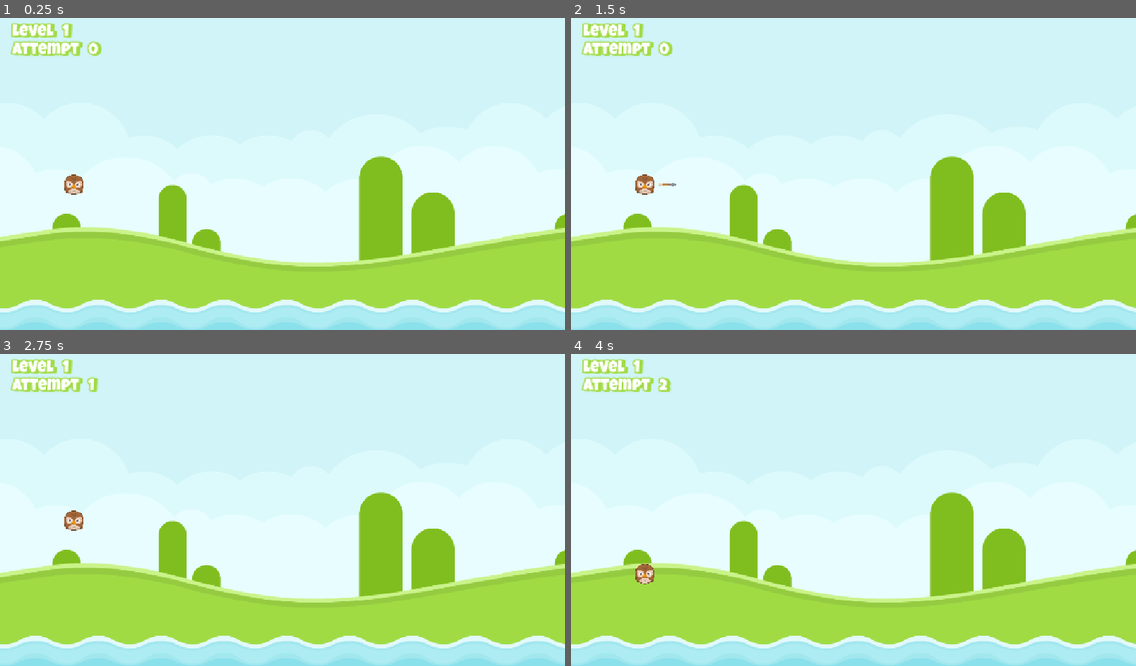
Above: before the commit, frames 1-4 (two rows, left to right).
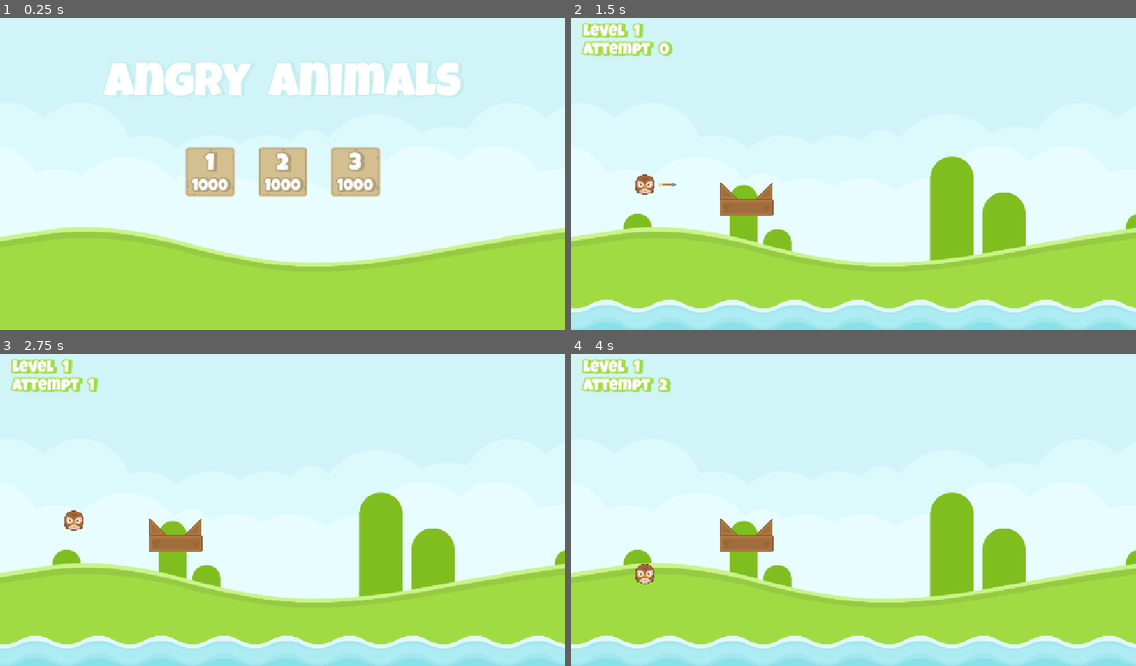
Above: after the commit, the same moments.

Repository: Edwin-Aguirre/Angry-Animals
Game: Godot game, scene res://scenes/main.tscn
The game is run twice, just before and just after one commit, with the same random seed, the same clock (stepped at 60 frames per second) and the same inputs. Before the commit the project starts from res://scenes/level_base.tscn.
Inputs (mouse positions are in pixels of both pictures, inside the frame that each line leads up to):
- Up to frame 1 (0.25 s): no input
- Up to frame 2 (1.5 s): click (780, 170) at 0.52 s; tap Enter at 1.25 s; drag from (644, 183) to (910, 102) at 1.27 s
- Up to frame 3 (2.75 s): drag from (169, 522) to (254, 572) at 2.02 s
- Up to frame 4 (4 s): move the mouse to (644, 519) at 2.77 s; press the mouse at (644, 519) at 2.78 s; release the mouse at (644, 519) at 3.5 s; tap Space at 3.5 s; drag from (825, 572) to (684, 460) at 3.52 s

The runs differ from the first frame. In frame 1, 23% of the frame differs, in the area x 0-100%, y 1-100%; in frame 2, 0.7%; in frame 3, 0.7%; in frame 4, 0.7%.

Commit message:
Added Level Navigation

Diff:
--- /dev/null
+++ b/globals/score_manager.gd
@@ -0,0 +1,8 @@
+extends Node
+
+
+var level_selected: String = "1":
+	get:
+		return level_selected
+	set(value):
+		level_selected = value
--- a/project.godot
+++ b/project.godot
@@ -12,13 +12,14 @@
 
 config/name="Angry Animals"
 config/tags=PackedStringArray("udemy")
-run/main_scene="uid://do804pl5enoe4"
+run/main_scene="uid://dr2aibyqbb6ky"
 config/features=PackedStringArray("4.4", "Mobile")
 config/icon="res://icon.svg"
 
 [autoload]
 
 SignalHub="*res://globals/signal_hub.gd"
+ScoreManager="*res://globals/score_manager.gd"
 
 [display]
 
@@ -31,6 +32,11 @@
 "events": [Object(InputEventMouseButton,"resource_local_to_scene":false,"resource_name":"","device":-1,"window_id":0,"a …(257 unchanged characters)…
 ]
 }
+exit={
+"deadzone": 0.2,
+"events": [Object(InputEventKey,"resource_local_to_scene":false,"resource_name":"","device":-1,"window_id":0,"alt_pressed":false,"shift_pressed":false,"ctrl_pressed":false,"meta_pressed":false,"pressed":false,"keycode":0,"physical_keycode":4194305,"key_label":0,"unicode":0,"location":0,"echo":false,"script":null)
+]
+}
 
 [rendering]
 
--- a/scenes/level_button.tscn
+++ b/scenes/level_button.tscn
@@ -49,3 +49,4 @@
 
 [connection signal="mouse_entered" from="." to="." method="_on_mouse_entered"]
 [connection signal="mouse_exited" from="." to="." method="_on_mouse_exited"]
+[connection signal="pressed" from="." to="." method="_on_pressed"]
--- a/scenes/main.tscn
+++ b/scenes/main.tscn
@@ -45,9 +45,11 @@
 
 [node name="LevelButton2" parent="HBoxContainer" instance=ExtResource("2_jyhfs")]
 layout_mode = 2
+level_number = "2"
 
 [node name="LevelButton3" parent="HBoxContainer" instance=ExtResource("2_jyhfs")]
 layout_mode = 2
+level_number = "3"
 
 [node name="MarginContainer" type="MarginContainer" parent="."]
 layout_mode = 1
--- a/scripts/game_ui.gd
+++ b/scripts/game_ui.gd
@@ -1,6 +1,6 @@
 extends Control
 
-
+@onready var level_label: Label = $MarginContainer/VBLevelInfo/LevelLabel
 @onready var attempt_label: Label = $MarginContainer/VBLevelInfo/AttemptLabel
 @onready var vb_level_complete: VBoxContainer = $MarginContainer/VBLevelComplete
 @onready var music: AudioStreamPlayer = $Music
@@ -11,6 +11,7 @@
 
 # Called when the node enters the scene tree for the first time.
 func _ready() -> void:
+	level_label.text = "Level %3s" % ScoreManager.level_selected
 	attempt_made()
 
 
@@ -21,7 +22,7 @@
 
 func attempt_made() -> void:
 	attempts += 1
-	attempt_label.text = "Attempt %3d" % attempts
+	attempt_label.text = "Attempt %3s" % attempts
 
 
 func cup_destroyed(remaining_cups: int) -> void:
--- a/scripts/level_base.gd
+++ b/scripts/level_base.gd
@@ -3,12 +3,19 @@
 
 @onready var animal_start: Marker2D = $AnimalStart
 
+
 const ANIMAL = preload("res://scenes/animal.tscn")
+const MAIN = preload("res://scenes/main.tscn")
 
 
 # Called when the node enters the scene tree for the first time.
 func _ready() -> void:
 	spawn_animal()
+
+
+func _unhandled_input(event: InputEvent) -> void:
+	if event.is_action_pressed("exit"):
+		get_tree().change_scene_to_packed(MAIN)
 
 
 func _enter_tree() -> void:
--- a/scripts/level_button.gd
+++ b/scripts/level_button.gd
@@ -1,12 +1,13 @@
 extends TextureButton
 
 
-@onready var level_button: TextureButton = $"."
+@export var level_number: String = "1"
+@onready var level_label: Label = $MarginContainer/VBoxContainer/LevelLabel
 
 
 # Called when the node enters the scene tree for the first time.
 func _ready() -> void:
-	pass
+	level_label.text = level_number
 
 
 func _on_mouse_entered() -> void:
@@ -15,3 +16,8 @@
 
 func _on_mouse_exited() -> void:
 	scale = Vector2(1,1)
+
+
+func _on_pressed() -> void:
+	ScoreManager.level_selected = level_number
+	get_tree().change_scene_to_file("res://scenes/level_%s.tscn" % level_number)
Not shown, added: globals/score_manager.gd.uid
